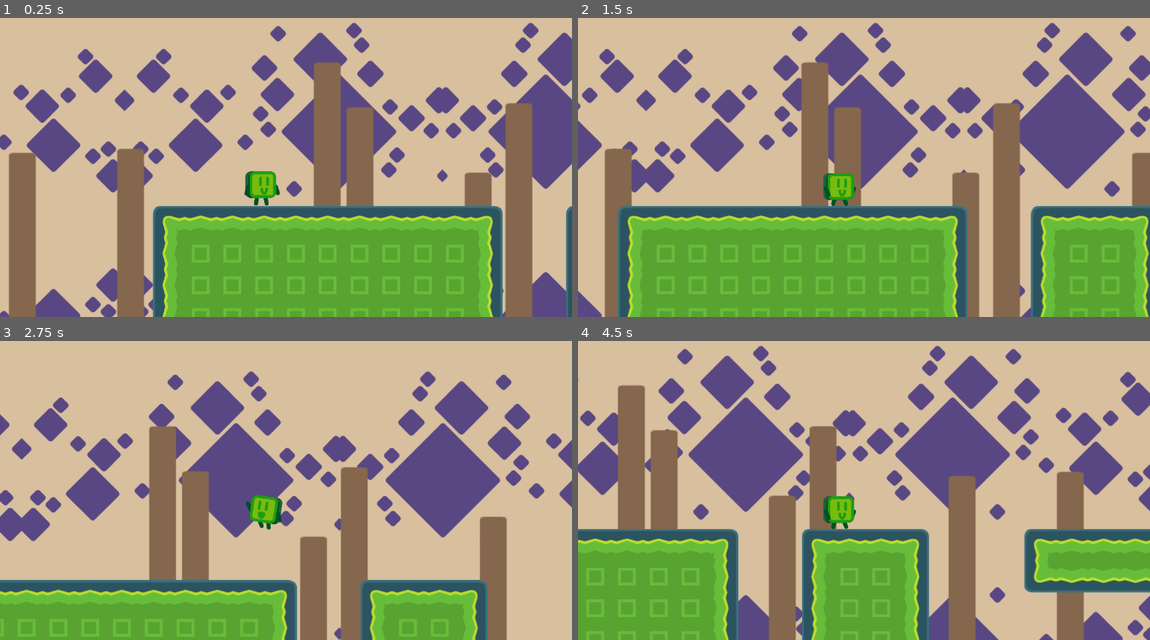
Above: before the commit, frames 1-4 (two rows, left to right).
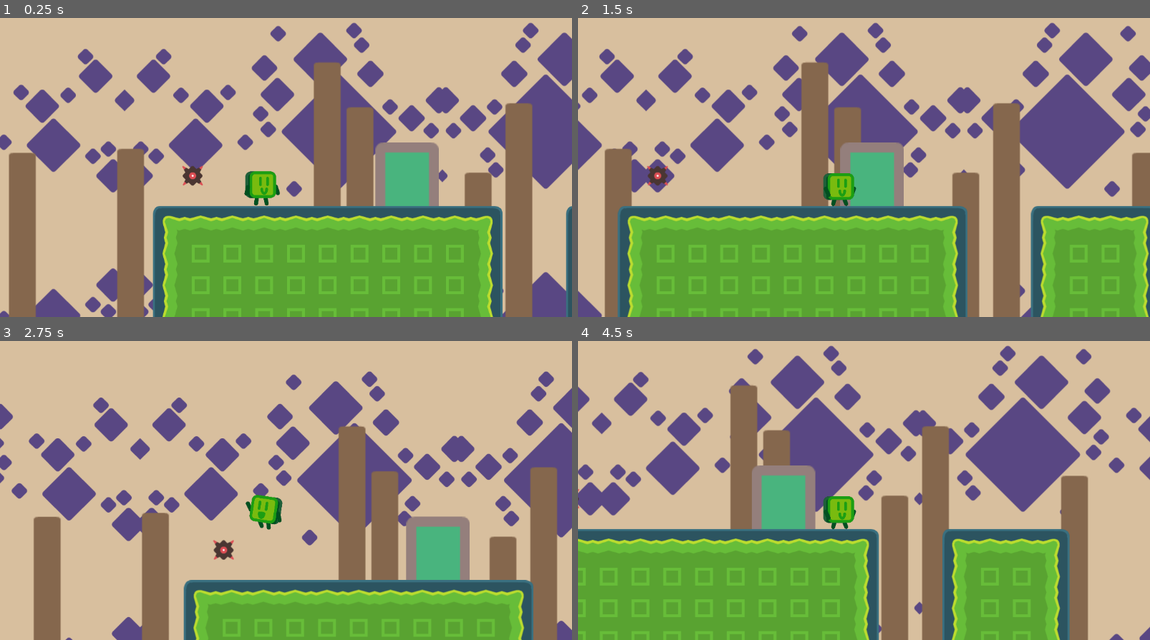
Above: after the commit, the same moments.

Repository: billystein25/ACM-Godot-SIG
Game: Godot game, scene res://scenes/levels/root_level.tscn
Two runs of this game, one before a commit and one after it. Both use one fixed random seed, a clock stepped at 60 frames per second and the inputs below.
Inputs (mouse positions are in pixels of both pictures, inside the frame that each line leads up to):
- Up to frame 1 (0.25 s): no input
- Up to frame 2 (1.5 s): move the mouse to (989, 140) at 0.52 s; hold W (PlayerJump) 0.53-1.28 s; hold D (PlayerMoveRight) from 0.53 s (still down); move the mouse to (749, 173) at 1.27 s; tap W (PlayerJump) at 1.35 s
- Up to frame 3 (2.75 s): tap W (PlayerJump) at 1.52, 1.82 s; move the mouse to (343, 409) at 2.02 s; release D (PlayerMoveRight) at 2.03 s; hold A (PlayerMoveLeft) from 2.03 s (still down); hold W (PlayerJump) from 2.03 s (still down)
- Up to frame 4 (4.5 s): move the mouse to (835, 544) at 2.77 s; release A (PlayerMoveLeft) at 2.78 s; release W (PlayerJump) at 2.78 s; hold D (PlayerMoveRight) 2.78-4.28 s; tap W (PlayerJump) at 2.85, 3.02, 3.32, 4.35 s; move the mouse to (1035, 526) at 3.52 s; hold W (PlayerJump) 3.53-4.28 s; move the mouse to (692, 430) at 4.27 s; hold A (PlayerMoveLeft) from 4.28 s (still down)

The runs differ from the first frame. In frame 1, 2.5% of the frame differs, in the area x 31-77%, y 41-63%; in frame 2, 2.3%; in frame 3, 48%; in frame 4, 58%, in the area x 0-100%, y 1-100%.

Commit message:
SceneTransitioner and EnemySpike

Diff:
--- a/project.godot
+++ b/project.godot
@@ -14,6 +14,10 @@
 run/main_scene="uid://df7symw753uyk"
 config/features=PackedStringArray("4.5", "Forward Plus")
 config/icon="res://icon.svg"
+
+[global_group]
+
+EnemyFloatingSpike=""
 
 [input]
 
--- /dev/null
+++ b/scenes/entities/enemy_floating_spike/enemy_floating_spike.gd
@@ -0,0 +1,11 @@
+class_name EnemyFloatingSpike
+extends Area2D
+
+signal hit_player(me: Node2D)
+
+# Called when the node enters the scene tree for the first time.
+func _ready() -> void:
+	body_entered.connect(_on_body_entered)
+
+func _on_body_entered(_body: Node2D) -> void:
+	hit_player.emit(self)
--- /dev/null
+++ b/scenes/entities/enemy_floating_spike/enemy_floating_spike.tscn
@@ -0,0 +1,32 @@
+[gd_scene load_steps=6 format=3 uid="uid://nsyg3mbb7632"]
+
+[ext_resource type="Script" uid="uid://dfjiax2hai277" path="res://scenes/entities/enemy_floating_spike/enemy_floating_spike.gd" id="1_krdk7"]
+[ext_resource type="Texture2D" uid="uid://wfb2w7i7bau1" path="res://scenes/entities/enemy_floating_spike/enemyFloating_1.png" id="2_i3bhn"]
+[ext_resource type="Texture2D" uid="uid://cna3mg1k3d6xj" path="res://scenes/entities/enemy_floating_spike/enemyFloating_2.png" id="3_62578"]
+
+[sub_resource type="SpriteFrames" id="SpriteFrames_ar4k2"]
+animations = [{
+"frames": [{
+"duration": 1.0,
+"texture": ExtResource("2_i3bhn")
+}, {
+"duration": 1.0,
+"texture": ExtResource("3_62578")
+}],
+"loop": true,
+"name": &"default",
+"speed": 5.0
+}]
+
+[sub_resource type="CircleShape2D" id="CircleShape2D_adyw1"]
+radius = 18.110771
+
+[node name="EnemyFloatingSpike" type="Area2D" groups=["EnemyFloatingSpike"]]
+script = ExtResource("1_krdk7")
+
+[node name="AnimatedSprite2D" type="AnimatedSprite2D" parent="."]
+sprite_frames = SubResource("SpriteFrames_ar4k2")
+frame_progress = 0.91540307
+
+[node name="CollisionShape2D" type="CollisionShape2D" parent="."]
+shape = SubResource("CircleShape2D_adyw1")
--- a/scenes/levels/root_level.gd
+++ b/scenes/levels/root_level.gd
@@ -8,6 +8,7 @@
 # reference breaks. Additionally we use the @onready keyword to only set this variable
 # after the tree is loaded and is ready (so all of its children are also loaded and ready)
 @onready var death_plane: Area2D = $DeathPlane
+@onready var scene_transitioner: SceneTransitioner = $SceneTransitioner
 
 func _ready() -> void:
 	# The death_plane is of type Area2D and thus has access to a signal called
@@ -15,6 +16,9 @@
 	# Select the DeathPlane from the scene tree and check for other signals it has by
 	# navigating to the Node tab at the left, next to Inspector.
 	death_plane.body_entered.connect(_on_player_entered_death_plane)
+	scene_transitioner.transition_to_scene.connect(_on_transition_to_scene)
+	for enemy in get_tree().get_nodes_in_group("EnemyFloatingSpike"):
+		enemy.hit_player.connect(_on_spike_hit_player)
 
 # We listen to the body_entered signal and call this function when it is emitted.
 func _on_player_entered_death_plane(_body: Node2D) -> void:
@@ -23,3 +27,9 @@
 	# this scene. We also use call_deferred which calls this function after the current
 	# frame is processed, to ensure no weird physics calls happen.
 	get_tree().reload_current_scene.call_deferred()
+
+func _on_transition_to_scene(scene: String) -> void:
+	get_tree().change_scene_to_file(scene)
+
+func _on_spike_hit_player(_spike: Node2D) -> void:
+	get_tree().reload_current_scene.call_deferred()
--- a/scenes/levels/root_level.tscn
+++ b/scenes/levels/root_level.tscn
@@ -6,11 +6,18 @@
 [ext_resource type="Texture2D" uid="uid://cs08u3xbvecjs" path="res://assets/backgrounds/set2_tiles.png" id="2_ia20a"]
 [ext_resource type="PackedScene" uid="uid://opxhrd57rax1" path="res://scenes/entities/player/player.tscn" id="2_ujr3r"]
 [ext_resource type="Texture2D" uid="uid://d2gwimfns76or" path="res://assets/backgrounds/set4_hills.png" id="3_g2hoa"]
+[ext_resource type="PackedScene" uid="uid://hyjhp2xxsius" path="res://scenes/static/scene_transitioner/scene_transitioner.tscn" id="6_008bx"]
+[ext_resource type="PackedScene" uid="uid://nsyg3mbb7632" path="res://scenes/entities/enemy_floating_spike/enemy_floating_spike.tscn" id="8_4muxg"]
 
 [sub_resource type="WorldBoundaryShape2D" id="WorldBoundaryShape2D_ujr3r"]
 
 [node name="RootLevel" type="Node2D"]
 script = ExtResource("1_bjr41")
+
+[node name="BeigeBackground" type="Sprite2D" parent="."]
+position = Vector2(879.9999, 266.00006)
+scale = Vector2(10.16875, 8.2375)
+texture = ExtResource("2_f6xvp")
 
 [node name="FarBackPurpleShapes" type="Parallax2D" parent="."]
 scroll_scale = Vector2(0.5, 0.5)
@@ -37,16 +44,14 @@
 tile_map_data = PackedByteArray("AAD+/wQAAAABAAEAAAD+/wMAAAABAAEAAAD+/wIAAAABAAEAAAD+/wEAAAABAAEAAAD+/wAAAAABAAAAAAD//w …(2720 unchanged characters)…
 tile_set = ExtResource("1_5bocx")
 
+[node name="SceneTransitioner" parent="." instance=ExtResource("6_008bx")]
+scene_to_transition = "uid://df7symw753uyk"
+
 [node name="Player" parent="." instance=ExtResource("2_ujr3r")]
 position = Vector2(-294, 0)
 
 [node name="Camera2D" type="Camera2D" parent="Player"]
 offset = Vector2(50, -100)
-
-[node name="BeigeBackground" type="Sprite2D" parent="Player/Camera2D"]
-z_index = -1
-scale = Vector2(2, 2)
-texture = ExtResource("2_f6xvp")
 
 [node name="DeathPlane" type="Area2D" parent="."]
 position = Vector2(0, 150)
@@ -54,3 +59,6 @@
 
 [node name="CollisionShape2D" type="CollisionShape2D" parent="DeathPlane"]
 shape = SubResource("WorldBoundaryShape2D_ujr3r")
+
+[node name="EnemyFloatingSpike" parent="." instance=ExtResource("8_4muxg")]
+position = Vector2(-432, -61)
--- /dev/null
+++ b/scenes/static/scene_transitioner/scene_transitioner.gd
@@ -0,0 +1,31 @@
+class_name SceneTransitioner
+extends Area2D
+
+@export_file("*.tscn") var scene_to_transition : String
+
+signal transition_to_scene(filepath: String)
+
+var is_player_in_range := false
+
+func _input(event: InputEvent) -> void:
+	if event.is_action_pressed("PlayerJump") and is_player_in_range and scene_to_transition:
+		if FileAccess.file_exists(scene_to_transition):
+			transition_to_scene.emit(scene_to_transition)
+
+# Called when the node enters the scene tree for the first time.
+func _ready() -> void:
+	body_entered.connect(_on_body_entered)
+	body_exited.connect(_on_body_exited)
+
+func _on_body_entered(body: Node2D) -> void:
+	if not body is Player:
+		return
+
+	is_player_in_range = true
+
+
+func _on_body_exited(body: Node2D) -> void:
+	if not body is Player:
+		return
+
+	is_player_in_range = false
--- /dev/null
+++ b/scenes/static/scene_transitioner/scene_transitioner.tscn
@@ -0,0 +1,19 @@
+[gd_scene load_steps=4 format=3 uid="uid://hyjhp2xxsius"]
+
+[ext_resource type="Script" uid="uid://cqxvpa7pjsv8q" path="res://scenes/static/scene_transitioner/scene_transitioner.gd" id="1_8vcn5"]
+[ext_resource type="Texture2D" uid="uid://bjfq1qnnwh8fi" path="res://scenes/static/scene_transitioner/doorGreen_top.png" id="2_xqev0"]
+
+[sub_resource type="RectangleShape2D" id="RectangleShape2D_206oj"]
+size = Vector2(64, 128)
+
+[node name="SceneTransitioner" type="Area2D"]
+script = ExtResource("1_8vcn5")
+
+[node name="Sprite2D" type="Sprite2D" parent="."]
+scale = Vector2(2, 2)
+texture = ExtResource("2_xqev0")
+offset = Vector2(0, -32)
+
+[node name="CollisionShape2D" type="CollisionShape2D" parent="."]
+position = Vector2(0, -64)
+shape = SubResource("RectangleShape2D_206oj")
Binary file added: scenes/entities/enemy_floating_spike/enemyFloating_1.png
Not shown, added: scenes/entities/enemy_floating_spike/enemyFloating_1.png.import
Binary file added: scenes/entities/enemy_floating_spike/enemyFloating_2.png
Not shown, added: scenes/entities/enemy_floating_spike/enemyFloating_2.png.import
Not shown, added: scenes/entities/enemy_floating_spike/enemy_floating_spike.gd.uid
Not shown: 1 places in scenes/levels/root_level.tscn that only renumber resources
Binary file added: scenes/static/scene_transitioner/doorGreen_top.png
Not shown, added: scenes/static/scene_transitioner/doorGreen_top.png.import
Not shown, added: scenes/static/scene_transitioner/scene_transitioner.gd.uid
Not shown, changed: README.md
